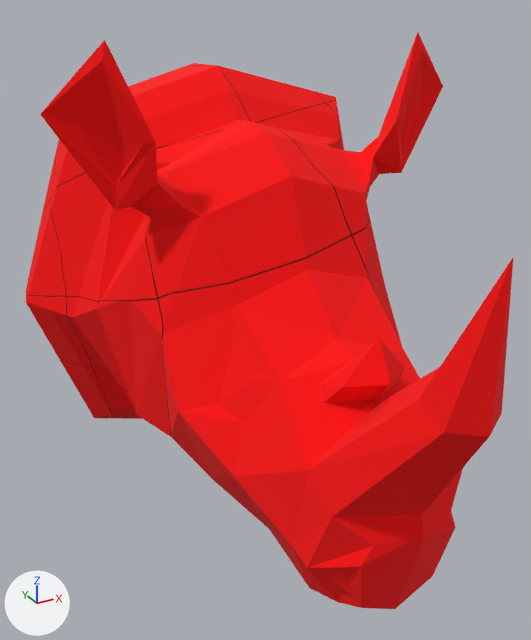
The OBJ model data/rhino_low_poly_bff_in.obj, before and after one commit.
Before and after are seen from a 50 mm lens placed at (-3.87, -6.84, 3.3), pointed at (-0.24, -0.24, 0.0). Lighting does not change. The marker at lower left points along +X, +Y and +Z. Where no turn or scale is listed for an object, it has been applied to the vertices.

Names of what the first picture shows: 'rhino_low_poly_bff_in'.
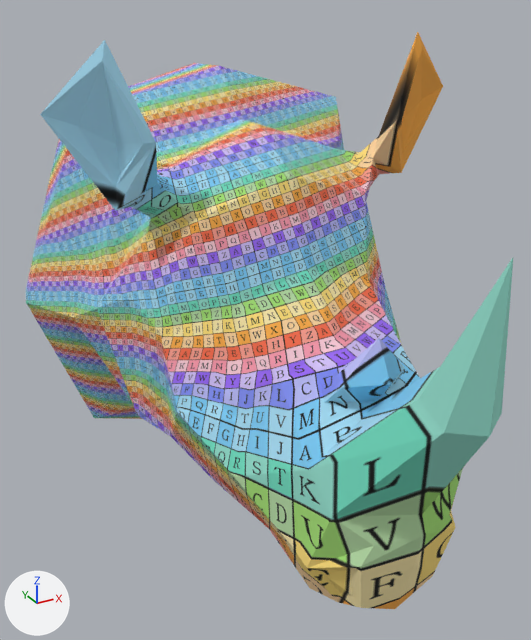
Edits to the bpy script that builds the scene:
```text
Add img_abc_png:
    img_abc_png = load_image('ABC.png', 'ABC.png', 5128, 5216, 'sRGB')
Add mat_abc:
    mat_abc = principled_material('ABC')
    mat_abc.texture = img_abc_png
    mat_abc.roughness = 1.0
Change me_rhino_low_poly_bff_in:
    where me_rhino_low_poly_bff_in.from_pydata(...)  # 202 vertices, 381 faces; spans x -2.38..2.71, y -3.26..2.43, z -2.74..2.94
    remove me_rhino_low_poly_bff_in.materials.append(mat_red)  # picture img_red_png
    add me_rhino_low_poly_bff_in.materials.append(mat_abc)  # picture img_abc_png
```

Boxes [x1, y1, x2, y2] around the edits, measured in the pictures (531 x 640 px):
'rhino_low_poly_bff_in', recoloured
    both: [26, 32, 513, 609]
